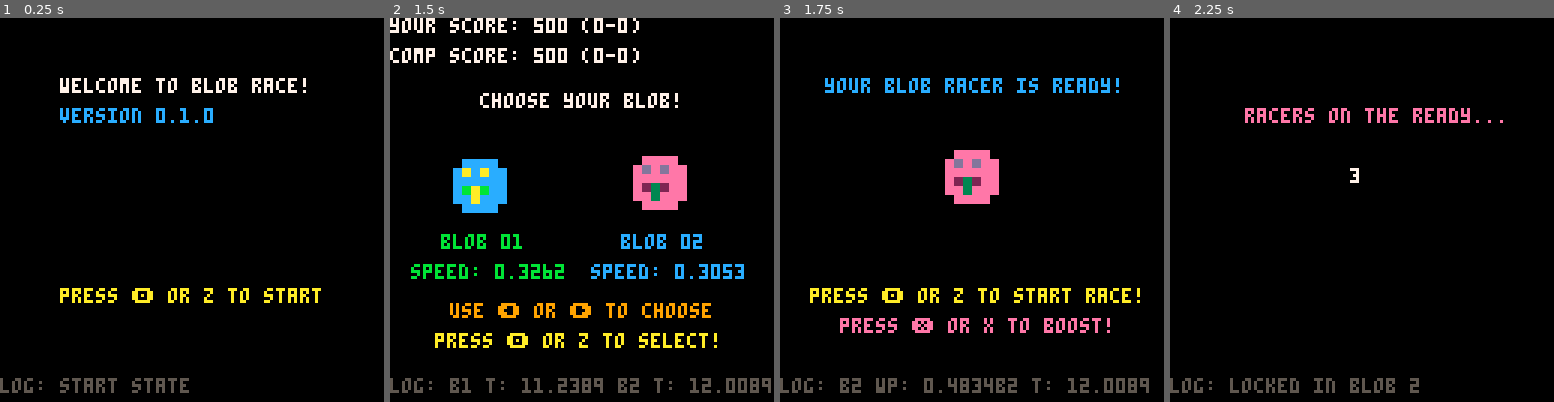
Above: before the commit, frames 1-4 (left to right).
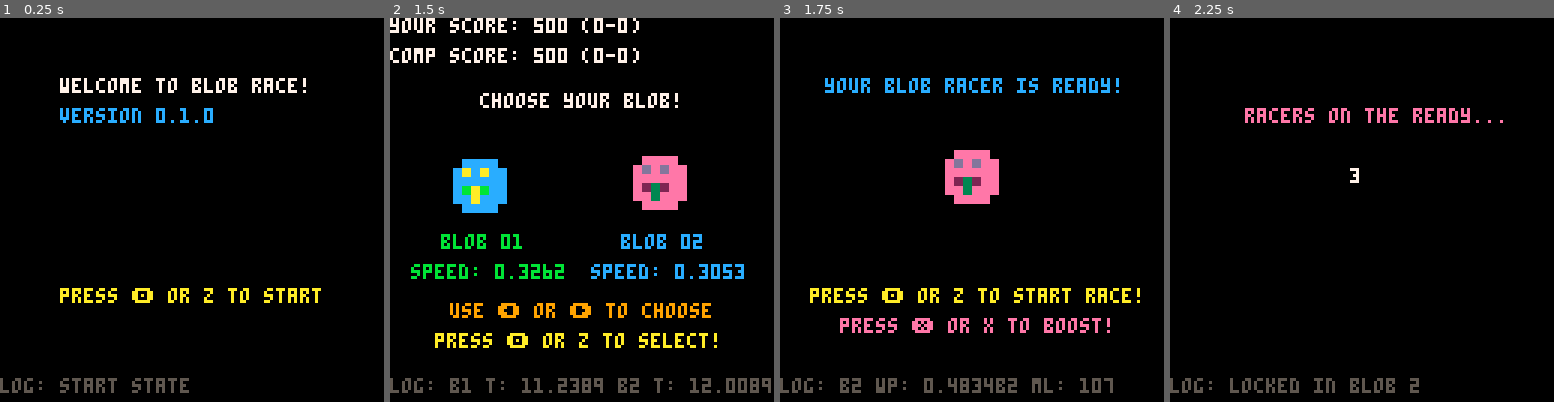
Above: after the commit, the same moments.

Repository: geopet/formula-blob
Game: PICO-8 cartridge blob_race.p8
Two runs of this game, one before a commit and one after it. Both use one fixed random seed, a clock stepped at 60 frames per second and the inputs below.
Inputs:
- Up to frame 1 (0.25 s): no input
- Up to frame 2 (1.5 s): tap X (X key) at 0.33, 1.07 s; tap O (Z key) at 0.7 s
- Up to frame 3 (1.75 s): hold Right from 1.6 s (still down); tap O (Z key) at 1.7 s
- Up to frame 4 (2.25 s): tap X (X key) at 1.85 s; release Right at 2.1 s; tap O (Z key) at 2.1 s

Frames 1-2 are identical in both runs. In frame 3, 0.5% of the frame differs, in the area x 65-97%, y 93-98%; in frame 4, nothing differs.

Commit message:
feature(scoring): add moneyline helper function
This commit introduces the moneyline concept to the scoring by adding a
helper function.

Diff:
--- a/blob_race.p8
+++ b/blob_race.p8
@@ -115,11 +115,13 @@
         if (btnp(0)) then -- left blob (1)
             selected_blob = 1
             sfx(0)
-            log_msg = "b1 wp: " .. win_probability.blob1 .. "b1 t: " .. win_probability.blob1_expected_time
+            -- log_msg = "b1 wp: " .. win_probability.blob1 .. "b1 t: " .. win_probability.blob1_expected_time
+            log_msg = "b1 wp: " .. win_probability.blob1 .. "b1 ml: " .. win_probability_to_moneyline(win_probability.blob1)
         elseif (btnp(1)) then -- right blob (2)
             selected_blob = 2
             sfx(0)
-            log_msg = "b2 wp: " .. win_probability.blob2 .. "b2 t: " .. win_probability.blob2_expected_time
+            -- log_msg = "b2 wp: " .. win_probability.blob2 .. "b2 t: " .. win_probability.blob2_expected_time
+            log_msg = "b2 wp: " .. win_probability.blob2 .. "b2 ml: " .. win_probability_to_moneyline(win_probability.blob2)
         elseif (btnp(4)) then
             if selected_blob != 0 then
                 sfx(1)
@@ -351,6 +353,16 @@
     win_probability.blob2 = blob2_speed/win_probability.total_speed
 end
 
+function win_probability_to_moneyline(wp)
+    local moneyline = 0
+    if (wp >= 0.5) then
+        moneyline = -1 * (wp / (1 - wp)) * 100 + 0.5
+    elseif (wp < 0.5) then
+        moneyline = ((1 - wp) / wp) * 100 + 0.5
+    end
+    return flr(moneyline)
+end
+
 function set_fastest_blob(blob1_speed, blob2_speed)
     if (blob1_speed > blob2_speed) then
         boost_meter.fastest_blob = 1
